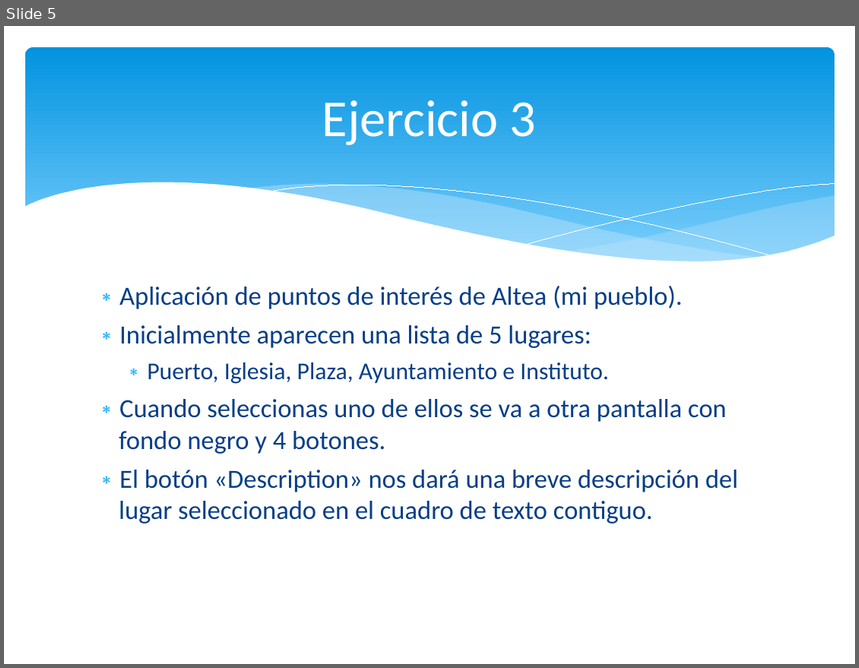
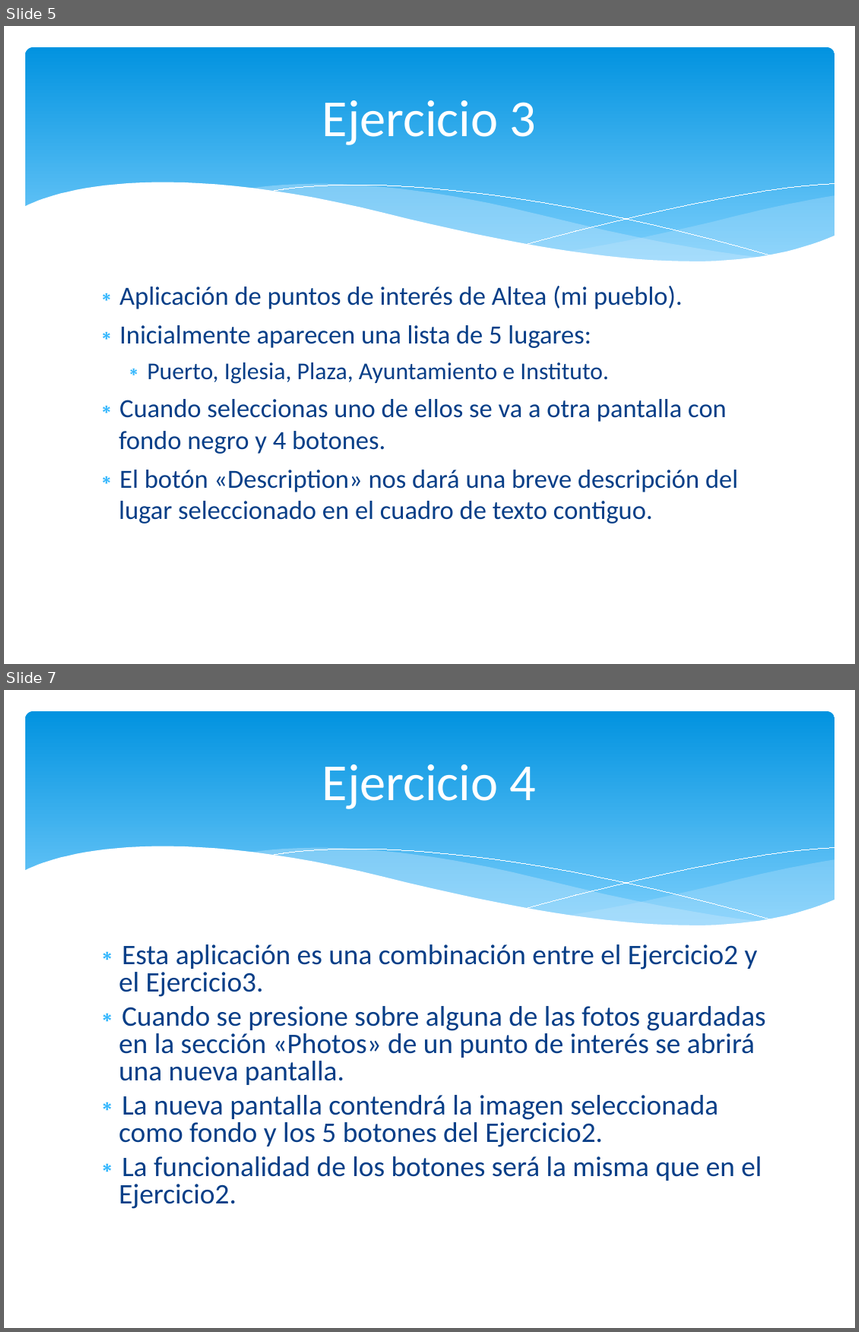
Before and after one commit to OrionGG/ivandroid, a slide deck: doc/Entrega Bloque I Android.ppt. Shown one above the other, each under a label of ours: slide 5 before the commit, slides 5 and 7 after it; the slides between them are not shown. The pictures are 859x668 and 859x1332 pixels, drawn with LibreOffice and Linux fonts; fonts in the diff are those of the drawing. Boxes give left, top, right and bottom in pixels: in the first picture for what was removed or moved away, otherwise in the second. Text is boxed around its words. In the diff, an @@ line names an element or a change of style, - is before the commit and + after.

```diff
--- a/doc/Entrega Bloque I Android.ppt
+++ b/doc/Entrega Bloque I Android.ppt
@@ slide 7 added at (4, 690, 855, 1328), background #FFFFFF; not listed: 6 template elements that a slide beside it also shows @@
@@ title added at (322, 764, 537, 809), 44 pt, text #FFFFFF @@
+Ejercicio 4
@@ text added at (119, 945, 766, 1209), 24 pt, text #073E87 @@
+∗ Esta aplicación es una combinación entre el Ejercicio2 y el Ejercicio3.
+∗ Cuando se presione sobre alguna de las fotos guardadas en la sección «Photos» de un punto de interés se abrirá una nueva pantalla.
+∗ La nueva pantalla contendrá la imagen seleccionada como fondo y los 5 botones del Ejercicio2.
+∗ La funcionalidad de los botones será la misma que en el Ejercicio2.
```
Also in this commit, not shown: 1 slide changed, 1 slide removed.
